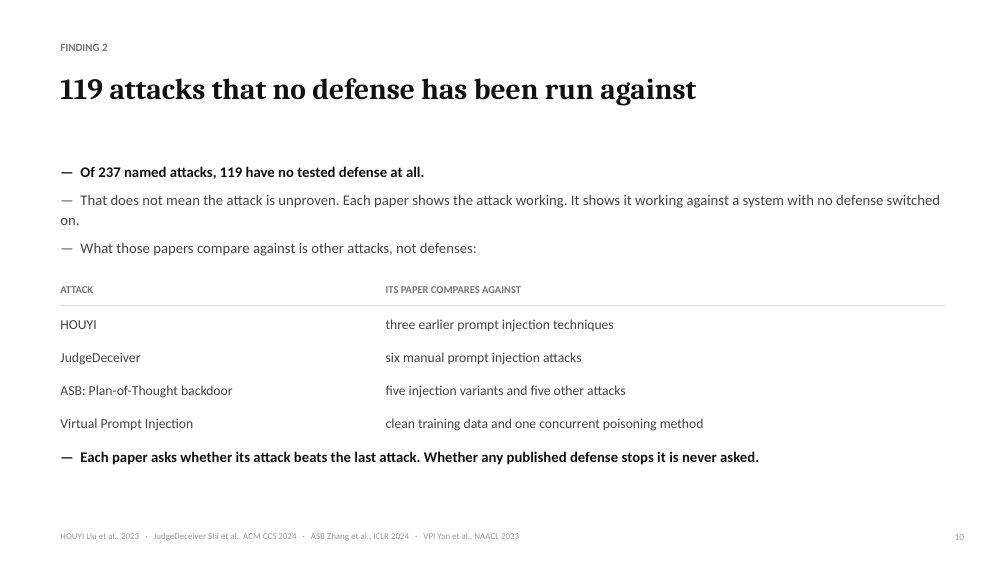
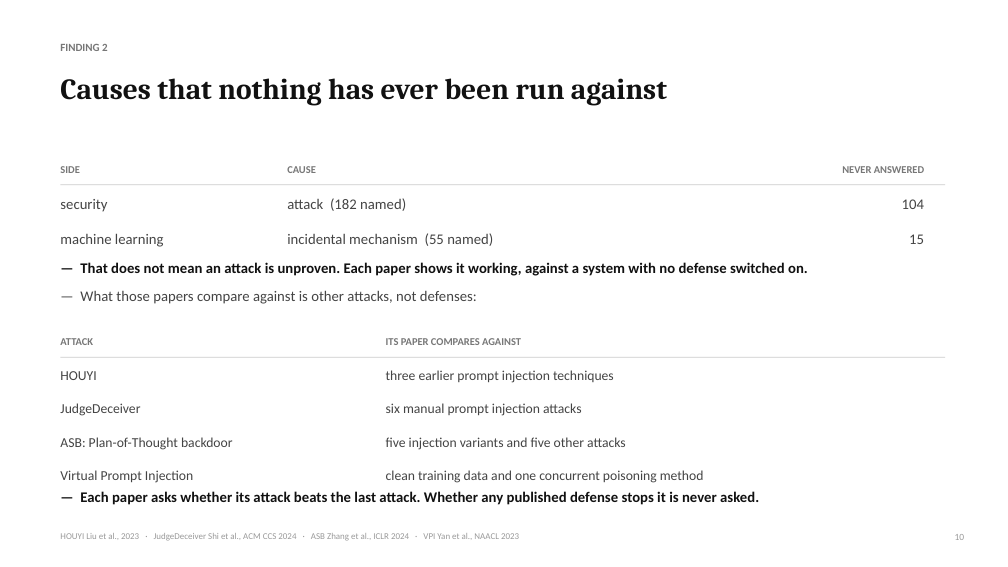
Before and after one commit to Nyamtulla/context_poison, a slide deck: slide 10 of advisor_meeting.pptx. Drawn at 1008x567 pixels with LibreOffice and Linux fonts; fonts in the diff are those of the drawing. Boxes give left, top, right and bottom in pixels: in the first picture for what was removed or moved away, otherwise in the second. Text is boxed around its words. In the diff, an @@ line names an element or a change of style, - is before the commit and + after.

```diff
--- a/advisor_meeting.pptx
+++ b/advisor_meeting.pptx
@@ text at [60, 78, 667, 106]: text changed @@
-119 attacks that no defense has been run against
+Causes that nothing has ever been run against
@@ text added at [60, 166, 79, 173], 10 pt, text #777777, bold @@
+SIDE
@@ text added at [287, 166, 316, 173], 10 pt, text #777777, bold @@
+CAUSE
@@ text added at [842, 166, 924, 173], 10 pt, text #777777, bold @@
+NEVER ANSWERED
@@ rectangle added at [60, 185, 945, 185], fill #CCCCCC @@
@@ text added at [60, 199, 107, 212], 14 pt, text #444444 @@
+security
@@ text added at [287, 198, 406, 211], 14 pt, text #444444 @@
+attack (182 named)
@@ text added at [902, 199, 924, 209], 14 pt, text #444444 @@
+104
@@ text added at [60, 233, 164, 247], 14 pt, text #444444 @@
+machine learning
@@ text added at [287, 233, 493, 246], 14 pt, text #444444 @@
+incidental mechanism (55 named)
@@ text added at [909, 234, 924, 244], 14 pt, text #444444 @@
+15
@@ text "— That does not mean ...": place and size @@
-text "— That does not mean ..." at [60, 166, 940, 256]
+text "— That does not mean ..." at [80, 262, 808, 304]
@@ text at [80, 262, 808, 276]: text changed; text colour #444444 to #111111; bold on @@
-— Of 237 named attacks, 119 have no tested defense at all.
-— That does not mean the attack is unproven. Each paper shows the attack working. It shows it working against a system with no defense switched on.
+— That does not mean an attack is unproven. Each paper shows it working, against a system with no defense switched on.
@@ 10 texts, 1 rectangle: place and size @@
-10 texts, 1 rectangle at [60, 286, 945, 431]
+10 texts, 1 rectangle at [60, 338, 945, 483]
@@ text "— Each paper asks whether ...": place and size @@
-text "— Each paper asks whether ..." at [80, 451, 759, 465]
+text "— Each paper asks whether ..." at [80, 491, 759, 505]
```
Also in this commit, not shown: 3 other slides changed, 2 other files.
